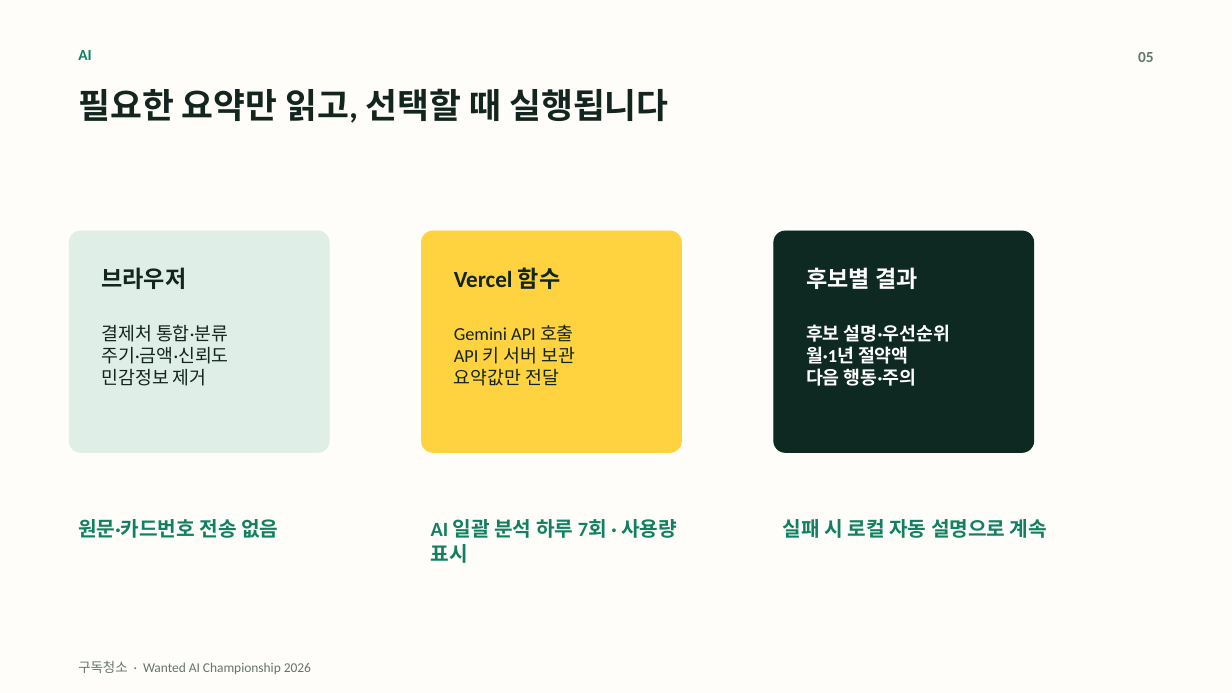
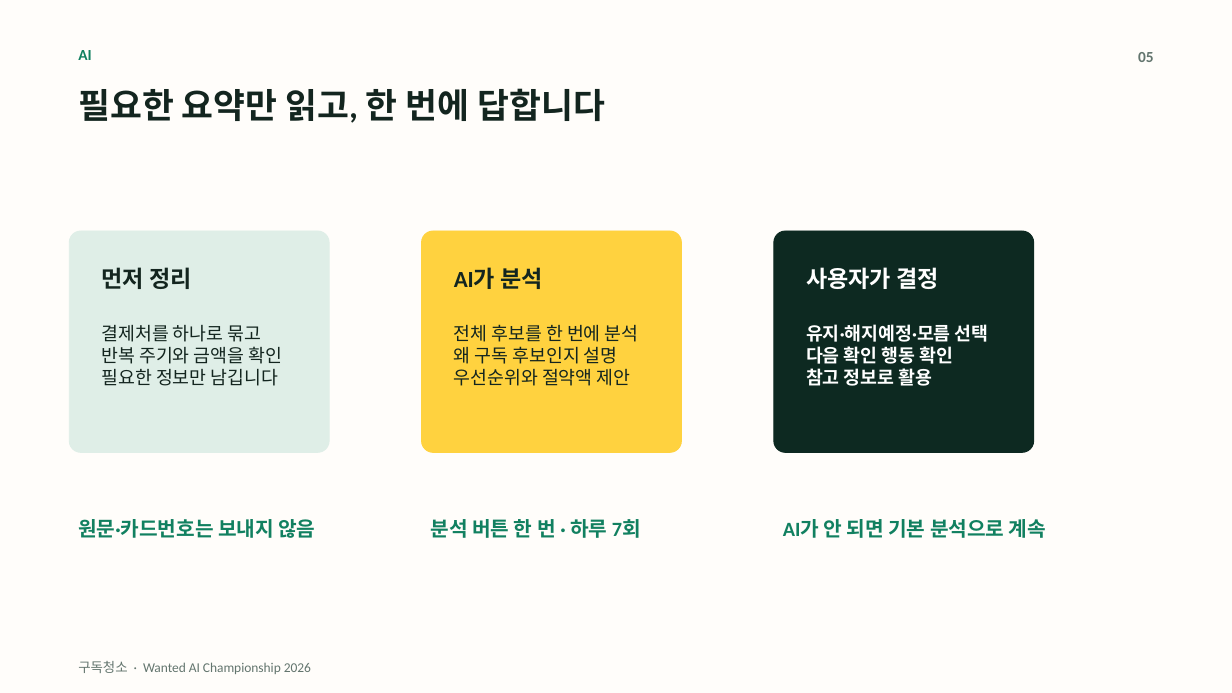
Before and after one commit to Ryui93/Subscription_Cleaning, a slide deck: slide 5 of deliverables/subscription-cleaning-wanted-ai-championship-2026.pptx. Drawn at 1232x693 pixels with LibreOffice and Linux fonts; fonts in the diff are those of the drawing. Boxes give left, top, right and bottom in pixels: in the first picture for what was removed or moved away, otherwise in the second. Text is boxed around its words. In the diff, an @@ line names an element or a change of style, - is before the commit and + after.

Commit message:
Simplify contest presentation narrative

```diff
--- a/deliverables/subscription-cleaning-wanted-ai-championship-2026.pptx
+++ b/deliverables/subscription-cleaning-wanted-ai-championship-2026.pptx
@@ text at box(78, 88, 605, 123): text changed @@
-필요한 요약만 읽고, 선택할 때 실행됩니다
+필요한 요약만 읽고, 한 번에 답합니다
@@ text at box(101, 267, 192, 289): text changed @@
-브라우저
+먼저 정리
@@ text at box(454, 267, 543, 289): text changed @@
-Vercel 함수
+AI가 분석
@@ text at box(806, 267, 939, 289): text changed @@
-후보별 결과
+사용자가 결정
@@ text at box(101, 325, 283, 386): text changed @@
-결제처 통합·분류
-주기·금액·신뢰도
-민감정보 제거
+결제처를 하나로 묶고
+반복 주기와 금액을 확인
+필요한 정보만 남깁니다
@@ text at box(454, 324, 639, 386): text changed @@
-Gemini API 호출
-API 키 서버 보관
-요약값만 전달
+전체 후보를 한 번에 분석
+왜 구독 후보인지 설명
+우선순위와 절약액 제안
@@ text at box(806, 324, 989, 386): text changed @@
-후보 설명·우선순위
-월·1년 절약액
-다음 행동·주의
+유지·해지예정·모름 선택
+다음 확인 행동 확인
+참고 정보로 활용
@@ text at box(78, 519, 315, 538): text changed @@
-원문·카드번호 전송 없음
+원문·카드번호는 보내지 않음
@@ text at box(431, 519, 641, 538): text changed @@
-AI 일괄 분석 하루 7회 · 사용량 표시
+분석 버튼 한 번 · 하루 7회
@@ text at box(783, 519, 1046, 538): text changed @@
-실패 시 로컬 자동 설명으로 계속
+AI가 안 되면 기본 분석으로 계속
```
Also in this commit, not shown: 1 other file.
